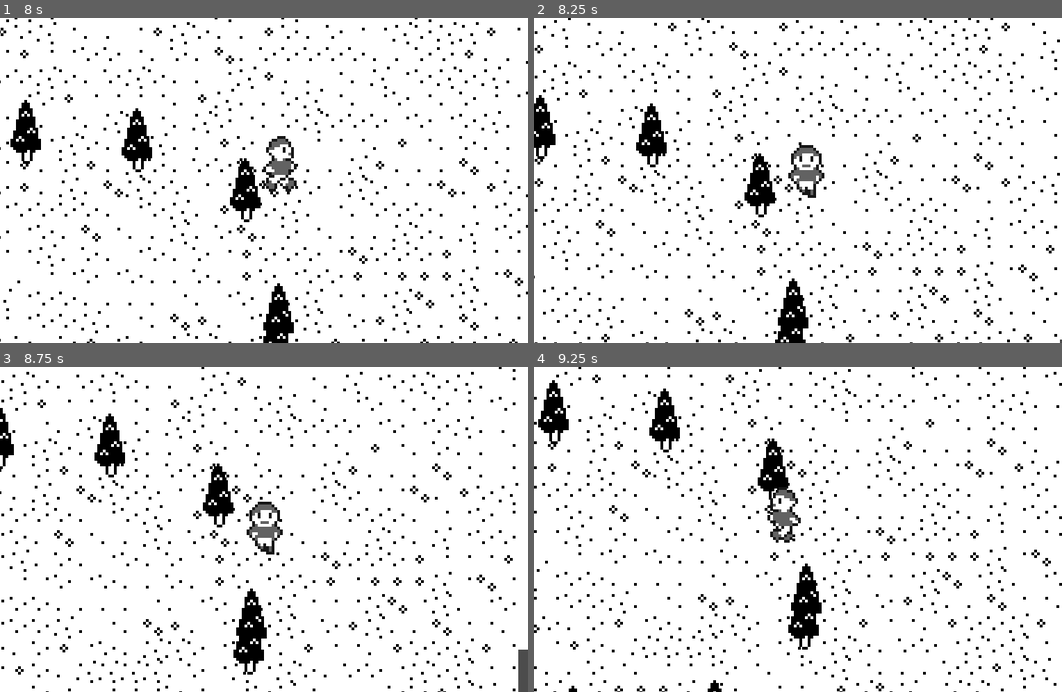
Above: before the commit, frames 1-4 (two rows, left to right).
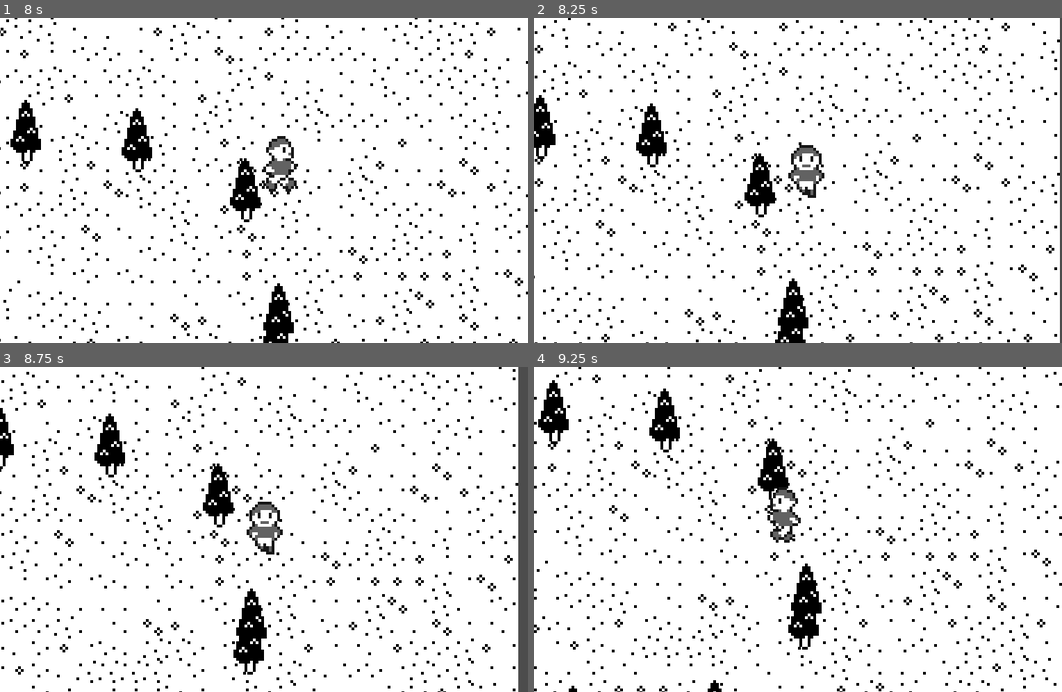
Above: after the commit, the same moments.

Repository: IdeallyGrey/theGreatGatsby-a-video-game
Game: Godot game, scene res://levels/World.tscn
Same seed, same stepped clock (60 frames per second), same inputs: the game is played once before the commit and once after it.
Inputs:
- Up to frame 1 (8 s): tap Enter at 0.5 s; hold Up (ui_up) 0.53-2.03 s; hold Left (ui_left) 2.03-3.53 s; hold Down (ui_down) 3.53-4.28 s; hold Right (ui_right) 4.28-5.03 s; hold Up (ui_up) 5.03-5.78 s; hold Right (ui_right) from 5.78 s (still down)
- Up to frame 2 (8.25 s): release Right (ui_right) at 8.03 s; hold Down (ui_down) from 8.03 s (still down)
- Up to frame 3 (8.75 s): keep holding Down (ui_down)
- Up to frame 4 (9.25 s): release Down (ui_down) at 8.78 s; hold Left (ui_left) from 8.78 s (still down)

Frame 1 is identical in both runs. In frame 2, 0.4% of the frame differs, in the area x 99-100%, y 0-99%; in frame 3, 1.6%, in the area x 98-100%, y 0-87%; in frame 4, nothing differs.

Commit message:
Update World.tscn

Diff:
--- a/godot/levels/World.tscn
+++ b/godot/levels/World.tscn
@@ -1,25 +1,14 @@
-[gd_scene load_steps=7 format=2]
+[gd_scene load_steps=5 format=2]
 
 [ext_resource path="res://world/TileMap.tscn" type="PackedScene" id=1]
 [ext_resource path="res://world/Pine.tscn" type="PackedScene" id=2]
 [ext_resource path="res://player/Player-Nick.tscn" type="PackedScene" id=3]
 [ext_resource path="res://PlayerCamera.tscn" type="PackedScene" id=4]
 
-[sub_resource type="Gradient" id=1]
-offsets = PoolRealArray( 0, 0.00458716 )
-
-[sub_resource type="GradientTexture" id=2]
-gradient = SubResource( 1 )
-
 [node name="World" type="Node2D"]
 __meta__ = {
 "_edit_lock_": true
 }
-
-[node name="Sprite" type="Sprite" parent="."]
-position = Vector2( 126, 76 )
-scale = Vector2( 0.350586, 472 )
-texture = SubResource( 2 )
 
 [node name="CanvasLayer" type="CanvasLayer" parent="."]
 
